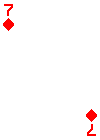
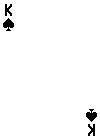
Comparing the layer stacks of the two 100×140 images. Changes:
added layer "black king" above "red queen" over box(5, 4, 95, 136)
hid "red seven" over box(4, 4, 96, 136)
hid "diamond" over box(3, 18, 97, 122)
showed "spade" over box(3, 18, 97, 122)
